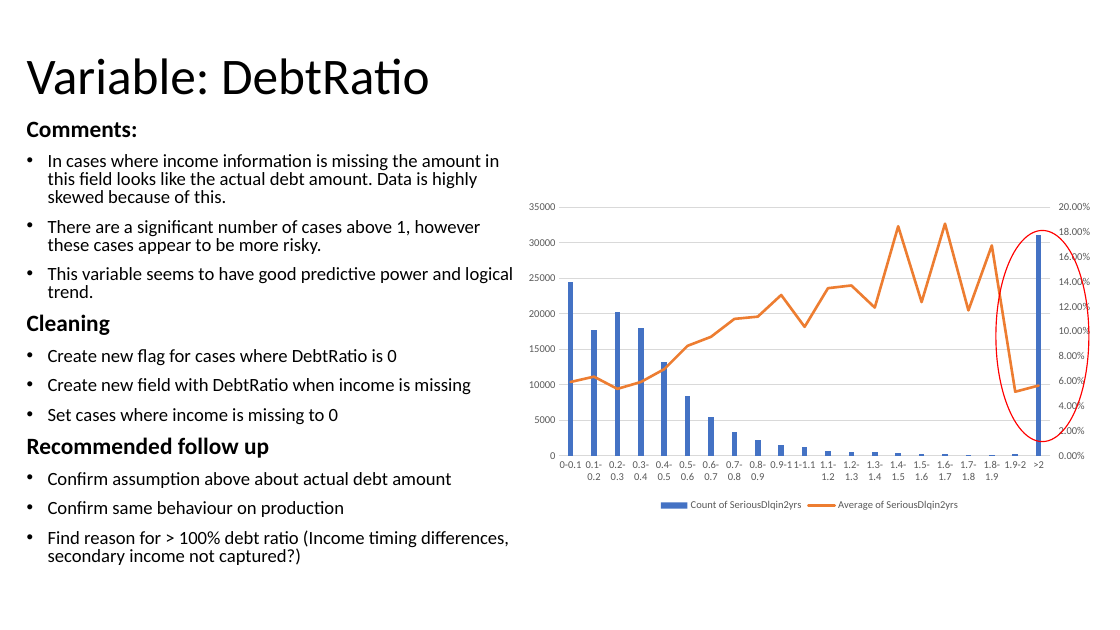
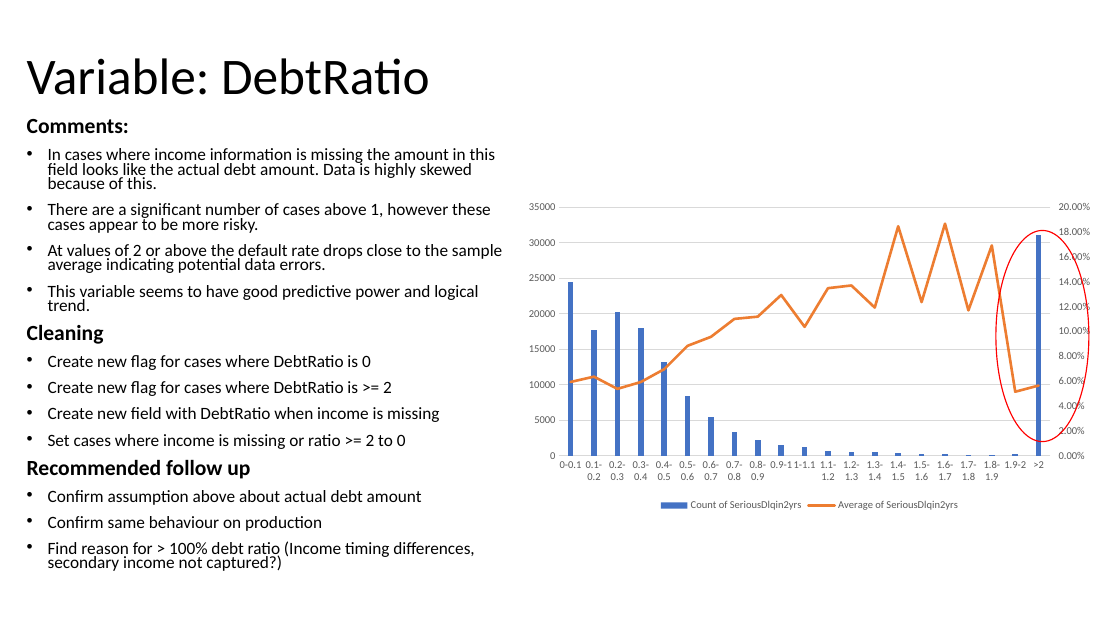
Before and after one commit to matthewjones-perth/givemesomecredit, a slide deck: slide 11 of Paidy Dataset Exercise.pptm. Drawn at 1120x630 pixels with LibreOffice and Linux fonts; fonts in the diff are those of the drawing. Boxes give left, top, right and bottom in pixels: in the first picture for what was removed or moved away, otherwise in the second. Text is boxed around its words. In the diff, an @@ line names an element or a change of style, - is before the commit and + after.

```diff
--- a/Paidy Dataset Exercise.pptm
+++ b/Paidy Dataset Exercise.pptm
@@ text at (x1=27, y1=119, x2=496, y2=571): size 20 to 18.5 pt in "Comments:", "Cleaning", "Recommended follow up"; size 16 to 14.8 pt in "In cases where income information is missing ...", "There are a significant number of cases ...", "This variable seems to have good predictive ...", "Create new flag for cases where DebtRatio ..." and 4 more places; line spacing 0.8 to 0.7 @@
@@ text at (x1=48, y1=244, x2=502, y2=273): paragraph added @@
+• At values of 2 or above the default rate drops close to the sample average indicating potential data errors.
@@ text at (x1=48, y1=381, x2=392, y2=396): paragraph added @@
+• Create new flag for cases where DebtRatio is >= 2
@@ text at (x1=48, y1=434, x2=406, y2=449): text changed; size 16 to 14.8 pt @@
-• Set cases where income is missing to 0
+• Set cases where income is missing or ratio >= 2 to 0
```
Also in this commit, not shown: 16 other slides changed, 2 slides added, 1 slide removed, 2 other files.
